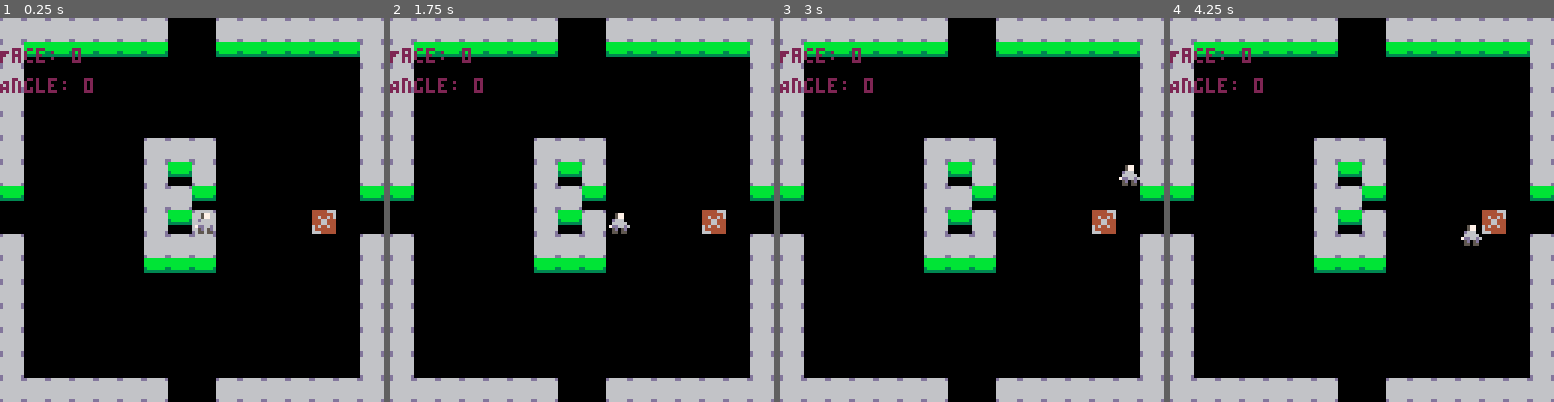
Above: before the commit, frames 1-4 (left to right).
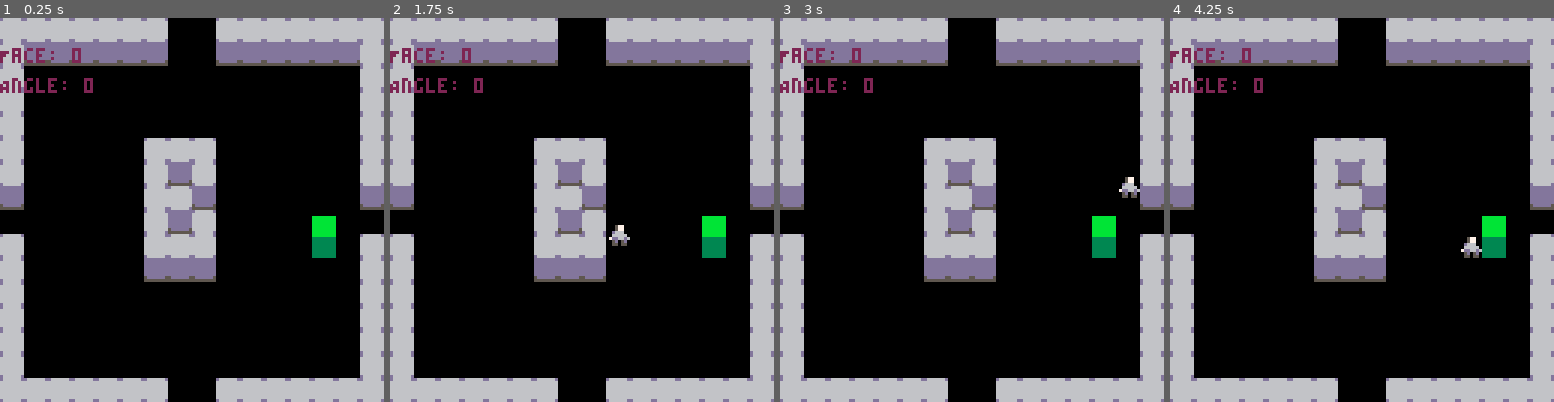
Above: after the commit, the same moments.

Repository: EmilBert/gmtkjam2025
Game: PICO-8 cartridge game.p8
The game is run twice, just before and just after one commit, with the same random seed, the same clock (stepped at 60 frames per second) and the same inputs.
Inputs:
- Up to frame 1 (0.25 s): no input
- Up to frame 2 (1.75 s): hold Right from 1.6 s (still down)
- Up to frame 3 (3 s): release Right at 2.1 s; hold Up 2.15-2.42 s; hold Right from 2.47 s (still down)
- Up to frame 4 (4.25 s): release Right at 3.03 s; hold Left 3.08-3.58 s; hold Down 3.63-3.97 s; hold Right from 4.02 s (still down)

The runs differ from the first frame. In frame 1, 8.5% of the frame differs, in the area x 0-100%, y 6-69%; in frame 2, 8.7%; in frame 3, 8.7%; in frame 4, 8.7%.

Commit message:
Refactor box handling and wall drawing logic; introduce constants for box and wall tiles

Diff:
--- a/game.p8
+++ b/game.p8
@@ -27,16 +27,8 @@
 
 
 
-…(8 lines of a section not shown)…
 __gff__
-0000000001000000000000000000000000010000000000000000000000000000000000000000000000000000000000000000000000000000000000000000000000000000000000000000000000000000000000000000000000000000000000000000000000000000000000000000000000000000000000000000000000000000
+0000000000000000000000000000000000010100000000000000000000000000000001000000000000000000000000000000000000000000000000000000000000000000000000000000000000000000000000000000000000000000000000000000000000000000000000000000000000000000000000000000000000000000
 0000000000000000000000000000000000000000000000000000000000000000000000000000000000000000000000000000000000000000000000000000000000000000000000000000000000000000000000000000000000000000000000000000000000000000000000000000000000000000000000000000000000000000
 __map__
 1111111111111100001111111111111111111111000011111111111111111111111111111111110000111111111111111111111111111100001111111111111111111111111111111111111111111111111111111111111111110000111111110000000000000000000000000000000000000000000000000000000000000000
@@ -45,12 +37,12 @@
 1100000000000000000000000000001111000000000000000000000000000011110000000000000000000000000000111100000000000000000000000000001111000000000000000000000000000011110000000000000000000000000000110000000000000000000000000000000000000000000000000000000000000000
 1100000000000000000000000000001111000000000000000000000000000011110000000000000000000000000000111100000000000000000000000000001111000000000000000000000000000011110000000000000000000000000000110000000000000000000000000000000000000000000000000000000000000000
 1100000000001111110000000000001111000000000000000000000000000011110000000000111111000000000000111100000000000000000000000000001111000000000000000000000000000011110000000000000000000000000000110000000000000000000000000000000000000000000000000000000000000000
-1100000000001100110000000000001111000000000000111111110000000011110000000000110011000000000000111100000000001111000000000000001111000000000000110000000000000011110000000000001111110000000000110000000000000000000000000000000000000000000000000000000000000000
+1100000000001100110000000000001111000000000000111111110000000011110000000000110011000000000000111100000000001111110000000000001111000000000000110000000000000011110000000000001111110000000000110000000000000000000000000000000000000000000000000000000000000000
 0000000000001111000000000000000011000000000000110000000000000000000000000000111100000000000000111100000000001100110000000000001111000000000000110000000000000000110000000000000011000000000000110000000000000000000000000000000000000000000000000000000000000000
-0000000000001100110000000000000011000000000000111111000000000000000000000000110011000000000000111100000000001111000000000000001111000000000000110000000000000000110000000000000011000000000000110000000000000000000000000000000000000000000000000000000000000000
-1100000000001111110000000000001111000000000000110000000000000011110000000000110011000000000000111100000000001100110000110000001111000000000000110000000000000011110000000000000011000000000000110000000000000000000000000000000000000000000000000000000000000000
-1100000000000000000000000000001111000000000000110000000000000011110000000000000000000000000000111100000000001111000011000000001111000000000000111111000000000011110000000000000000000000000000110000000000000000000000000000000000000000000000000000000000000000
-1100000000000000000000000000001111000000000000000000000000000011110000000000000000000000000000111100000000000000000000110000001111000000000000000000000000000011110000000000000000000000000000110000000000000000000000000000000000000000000000000000000000000000
+0000000000001100110000000000000011000000000000111111000000000000000000000000110011000000000000111100000000001111000011110000001111000000000000110000000000000000110000000000000011000000000000110000000000000000000000000000000000000000000000000000000000000000
+1100000000001111110000000000001111000000000000110000000000000011110000000000110011000000000000111100000000001100110011000000001111000000000000110000000000000011110000000000000011000000000000110000000000000000000000000000000000000000000000000000000000000000
+1100000000000000000000000000001111000000000000110000000000000011110000000000000000000000000000111100000000001111110011110000001111000000000000111111000000000011110000000000000000000000000000110000000000000000000000000000000000000000000000000000000000000000
+1100000000000000000000000000001111000000000000000000000000000011110000000000000000000000000000111100000000000000000000000000001111000000000000000000000000000011110000000000000000000000000000110000000000000000000000000000000000000000000000000000000000000000
 1100000000000000000000000000001111000000000000000000000000000011110000000000000000000000000000111100000000000000000000000000001111000000000000000000000000000011110000000000000000000000000000110000000000000000000000000000000000000000000000000000000000000000
 1100000000000000000000000000001111000000000000000000000000000011110000000000000000000000000000111100000000000000000000000000001111000000000000000000000000000011110000000000000000000000000000110000000000000000000000000000000000000000000000000000000000000000
 1100000000000000000000000000001111000000000000000000000000000011110000000000000000000000000000111100000000000000000000000000001111000000000000000000000000000011110000000000000000000000000000110000000000000000000000000000000000000000000000000000000000000000
@@ -63,7 +55,7 @@
 0000000000000000000000000000000000000000000000000000000000000000000000000000000000000000000000000000000000000000000000000000000000000000000000000000000000000000000000000000000000000000000000000000000000000000000000000000000000000000000000000000000000000000
 0000000000000000000000000000000000000000000000000000000000000000000000000000000000000000000000000000000000000000000000000000000000000000000000000000000000000000000000000000000000000000000000000000000000000000000000000000000000000000000000000000000000000000
 0000000000000000000000000000000000000000000000000000000000000000000000000000000000000000000000000000000000000000000000000000000000000000000000000000000000000000000000000000000000000000000000000000000000000000000000000000000000000000000000000000000000000000
-0000000000000000000000000004000000000000000000000000000000000000000000000000000000000000000000000000000000000000000000000000000000000000000000000000000000000000000000000000000000000000000000000000000000000000000000000000000000000000000000000000000000000000
+0000000000000000000000000012000000000000000000000000000000000000000000000000000000000000000000000000000000000000000000000000000000000000000000000000000000000000000000000000000000000000000000000000000000000000000000000000000000000000000000000000000000000000
 
 
 
--- a/main.lua
+++ b/main.lua
@@ -14,6 +14,18 @@
 
 MAP_SIZE_IN_TILES = 16
 MAP_SIZE = MAP_SIZE_IN_TILES * 8
+
+S = {
+    WALL = {
+        TILE = 17,
+        WALL = 33,
+    },
+    BOX = {
+        TILE = 18,
+        WALL = 34,
+    }
+}
+
 
 
 function _update()
@@ -135,7 +147,7 @@
     for k, v in pairs(connections[face]) do
         for x = 0, MAP_SIZE_IN_TILES - 1 do
             for y = 0, MAP_SIZE_IN_TILES - 1 do
-                if mget(v[1] * MAP_SIZE_IN_TILES + x, MAP_SIZE_IN_TILES + y) == 4 then
+                if mget(v[1] * MAP_SIZE_IN_TILES + x, MAP_SIZE_IN_TILES + y) == S.BOX.TILE then
                     local falling_direction = (v[2] + GLOBAL_ROTATION) % 4
                     local new_pos = {x, y}
                     local step = {0, 0}
@@ -177,7 +189,7 @@
                     end
                     mset(v[1] * MAP_SIZE_IN_TILES + x, MAP_SIZE_IN_TILES + y, 0)
                     local face_to_place = (escaped_screen and face_zero_indexed) or v[1]
-                    mset(face_to_place * MAP_SIZE_IN_TILES + new_pos[1], MAP_SIZE_IN_TILES + new_pos[2], 4)
+                    mset(face_to_place * MAP_SIZE_IN_TILES + new_pos[1], MAP_SIZE_IN_TILES + new_pos[2], S.BOX.TILE)
                 end
             end
         end
@@ -194,9 +206,9 @@
 
     for x = 0, MAP_SIZE_IN_TILES - 1 do
         for y = 0, MAP_SIZE_IN_TILES - 1 do
-            if mget(opposite_face * MAP_SIZE_IN_TILES + x, MAP_SIZE_IN_TILES + y) == 4 then
+            if mget(opposite_face * MAP_SIZE_IN_TILES + x, MAP_SIZE_IN_TILES + y) == S.BOX.TILE then
                     mset(opposite_face * MAP_SIZE_IN_TILES + x, MAP_SIZE_IN_TILES + y, 0)
-                    mset(face_zero_indexed * MAP_SIZE_IN_TILES + x, MAP_SIZE_IN_TILES + y, 4)
+                    mset(face_zero_indexed * MAP_SIZE_IN_TILES + x, MAP_SIZE_IN_TILES + y, S.BOX.TILE)
             end
         end
     end
@@ -207,33 +219,51 @@
     local map_x = player.face * MAP_SIZE_IN_TILES
     for x=0,MAP_SIZE_IN_TILES-1 do
         for y=0,MAP_SIZE_IN_TILES-1 do
-            draw_flag0_underlays(map_x, x, y)
+            draw_tile_walls(map_x, x, y)
+            draw_box_walls(map_x, x, y)
+        end
+    end
+
+    draw_player()
+    map(map_x, 0, 0, 0, MAP_SIZE_IN_TILES, MAP_SIZE_IN_TILES)
+    for x=0,MAP_SIZE_IN_TILES-1 do
+        for y=0,MAP_SIZE_IN_TILES-1 do
             draw_boxes(map_x, x, y)
         end
     end
-    map(map_x, 0, 0, 0, MAP_SIZE_IN_TILES, MAP_SIZE_IN_TILES)
-
-    spr(player.sprite, player.x - (player.face*MAP_SIZE), player.y)
+
     -- draw the player's pixel position
     print("Face: "..player.face, 0, 10, 2)
     print("Angle: "..GLOBAL_ROTATION, 0, 20, 2)
 end
 
--- Draw tile 33 beneath all tiles with flag 0 set on the current face
-function draw_flag0_underlays(map_x, x, y)
+
+
+function draw_tile_walls(map_x, x, y)
     local tile = mget(map_x + x, y)
-    if fget(tile, 0) then
-        -- draw tile 33 beneath, offset 8px down
-        mapdrawtile(33, x*8, y*8 + 8)
-    end
-end
+    if tile == S.WALL.TILE then
+        mapdrawtile(S.WALL.WALL, x*8, y*8 + 8)
+    end
+end
+
+function draw_player()
+    -- Draw the player sprite at the current position
+    spr(player.sprite, player.x - (player.face * MAP_SIZE), player.y + 4)
+end
+
 
 -- Search for tile 4 (boxes) in the designated map area (directly below the face)
 function draw_boxes(map_x, x, y)
     local tile = mget(map_x + x, y + MAP_SIZE_IN_TILES)
-    if tile == 4 then
-        -- draw tile 4 in that position
-        mapdrawtile(4, x*8, y*8)
+    if tile == S.BOX.TILE then
+        mapdrawtile(S.BOX.TILE, x*8, y*8)
+    end
+end
+
+function draw_box_walls(map_x, x, y)
+    local tile = mget(map_x + x, y + MAP_SIZE_IN_TILES)
+    if tile == S.BOX.TILE then
+        mapdrawtile(S.BOX.WALL, x*8, y*8 + 8) -- draw the box on the face and below it
     end
 end
 
Not shown, changed: 32 lines of the sprite sheet (__gfx__) section of game.p8
